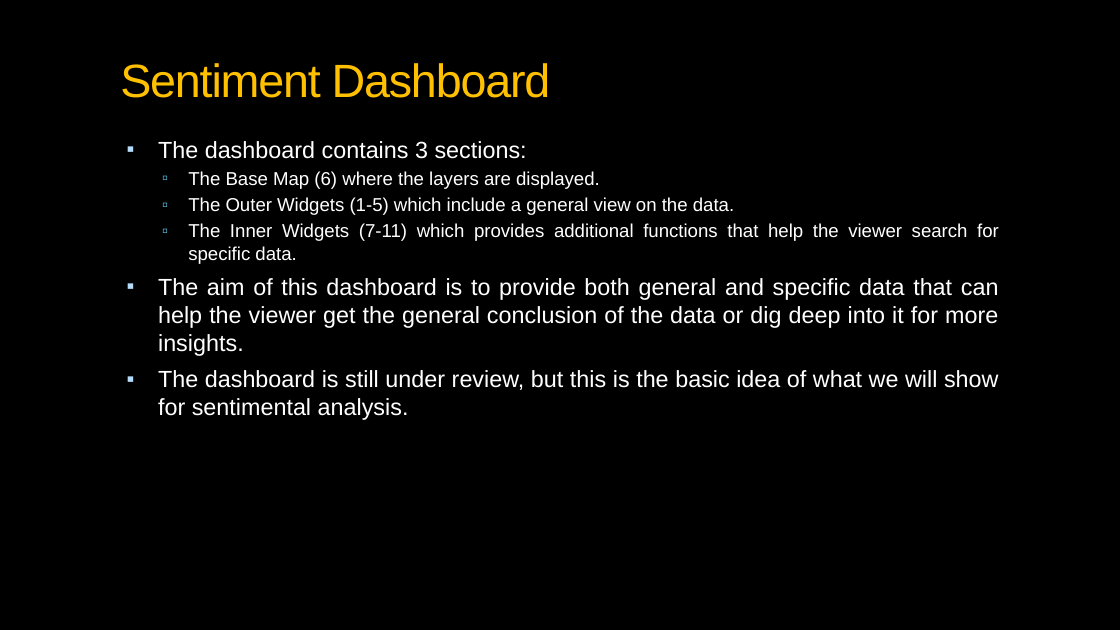
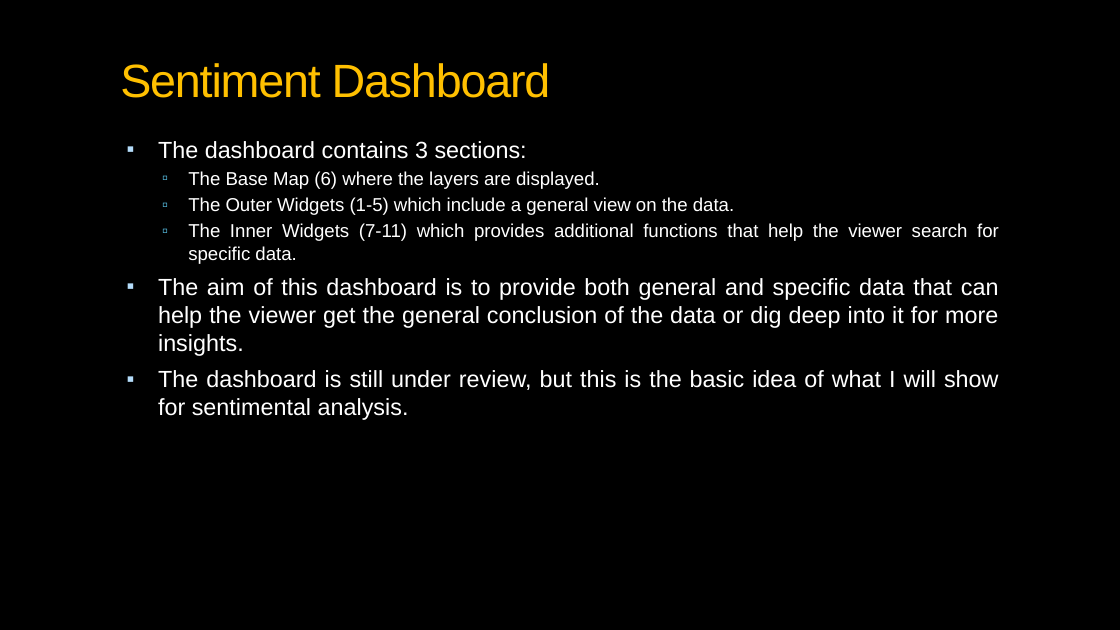
Before and after one commit to aliharakeh/M2-Project, a slide deck: slide 10 of Reports/Geospatial Intelligence_v2.pptx. Drawn at 1120x630 pixels with LibreOffice and Linux fonts; fonts in the diff are those of the drawing; background and template pictures are left out. Boxes give left, top, right and bottom in pixels: in the first picture for what was removed or moved away, otherwise in the second. Text is boxed around its words. In the diff, an @@ line names an element or a change of style, - is before the commit and + after.

```diff
--- a/Reports/Geospatial Intelligence_v2.pptx
+++ b/Reports/Geospatial Intelligence_v2.pptx
@@ text at (158, 370, 999, 420): text changed @@
-▪ The dashboard is still under review, but this is the basic idea of what we will show for sentimental analysis.
+▪ The dashboard is still under review, but this is the basic idea of what I will show for sentimental analysis.
```
Also in this commit, not shown: 2 other slides changed, 1 slide removed, 10 other files.
